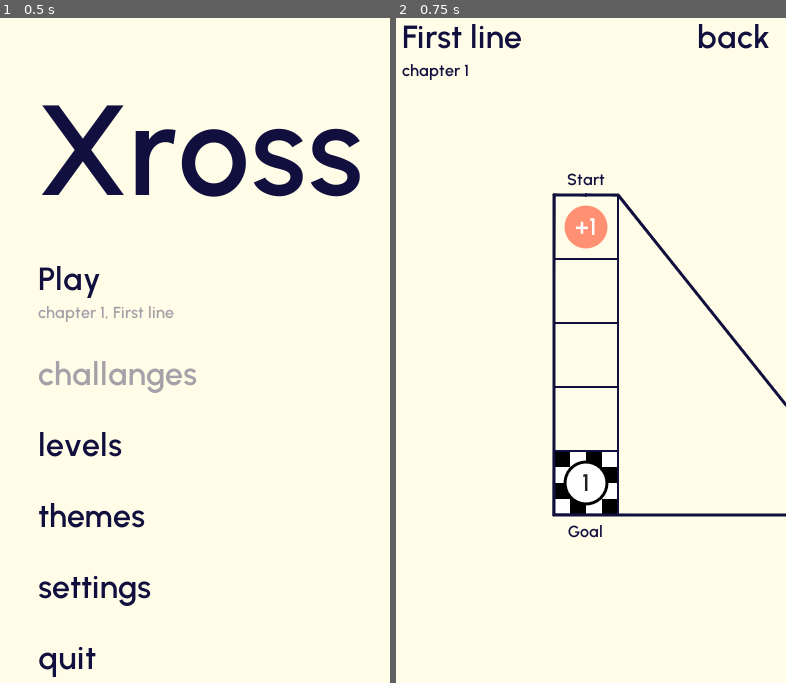
Above: before the commit, frames 1-2 (left to right).
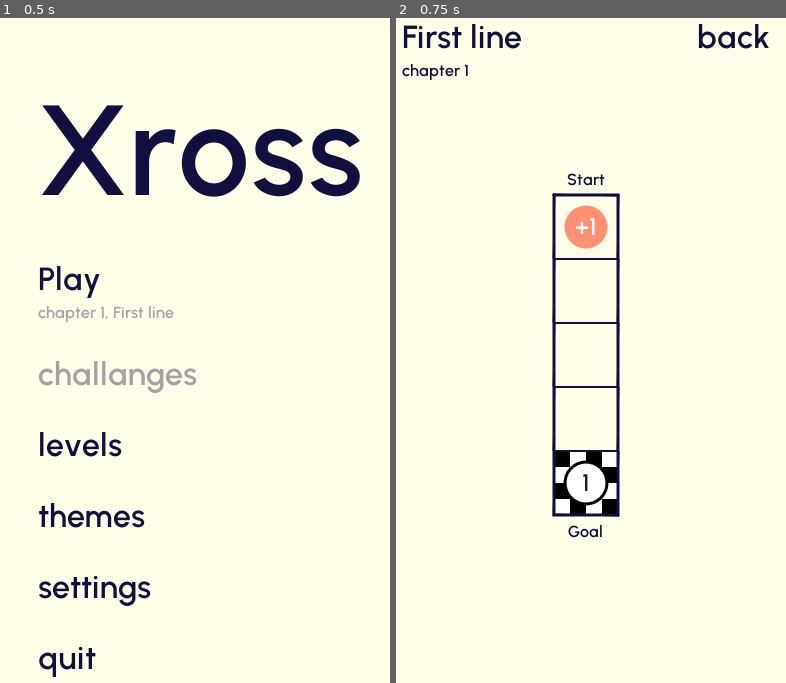
Above: after the commit, the same moments.

Repository: henriknh/add-ze-lines
Game: Godot game, scene res://scenes/main_menu/main_menu.tscn
Same seed, same stepped clock (60 frames per second), same inputs: the game is played once before the commit and once after it.
Inputs:
- Up to frame 1 (0.5 s): no input
- Up to frame 2 (0.75 s): click "Play" at 0.5 s

Frame 1 is identical in both runs. In frame 2, 1.0% of the frame differs, in the area x 40-100%, y 26-76%.

Commit message:
Fix edge line of grid

Diff:
--- a/scenes/game/grid.gd
+++ b/scenes/game/grid.gd
@@ -39,12 +39,39 @@
 
 	var edge = line.duplicate()
 	edge.width = 2
-	edge.points = [
-		Vector2(0.5, 0) * Level.tile_size * Level.current_level.grid_size[0],
-		Vector2(0, 0),
-		Vector2(0, 1) * Level.tile_size * Level.current_level.grid_size[1], #bottomleft
-		Vector2(1, 1) * Level.tile_size * max(Level.current_level.grid_size[0], Level.current_level.grid_size[1]), #bottomright
-		Vector2(1, 0) * Level.tile_size * Level.current_level.grid_size[0], #topright
-		Vector2(0.5, 0) * Level.tile_size * Level.current_level.grid_size[0]
-	]
+	edge.points = get_edge_points(line.points)
 	add_child(edge)
+
+func get_edge_points(points):
+	var dirs = {
+		Vector2(0,1): Vector2(-1,0),
+		Vector2(-1,0): Vector2(0,-1),
+		Vector2(0,-1): Vector2(1,0),
+		Vector2(1,0): Vector2(0,1)
+	}
+	var current = Vector2(INF, 0)
+	var dir = Vector2(0, -1)
+	for point in points:
+		if point.x < current.x:
+			current = point
+	var edge_points = [current]
+
+	while true:
+		var dirs_to_check = [
+			dirs[dir] * -1, # right
+			dir, 			# straight
+			dirs[dir], 		# left
+		]
+
+		for _dir in dirs_to_check:
+			var _edge_point = current + _dir * Level.tile_size
+
+			if _edge_point in points:
+				edge_points.append(_edge_point)
+				current = _edge_point
+				dir = _dir
+
+				if current == edge_points[0]:
+					return edge_points
+
+				break
